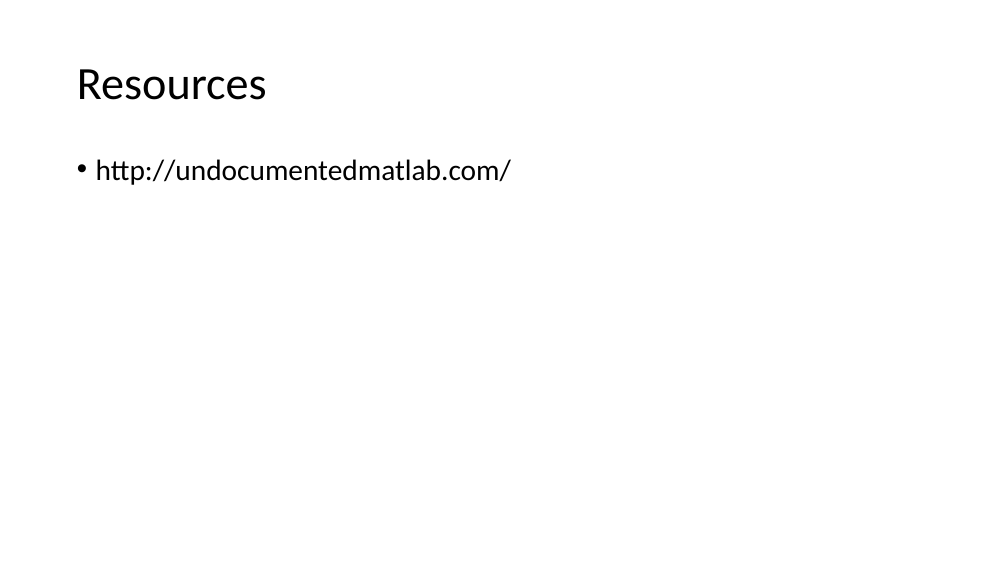
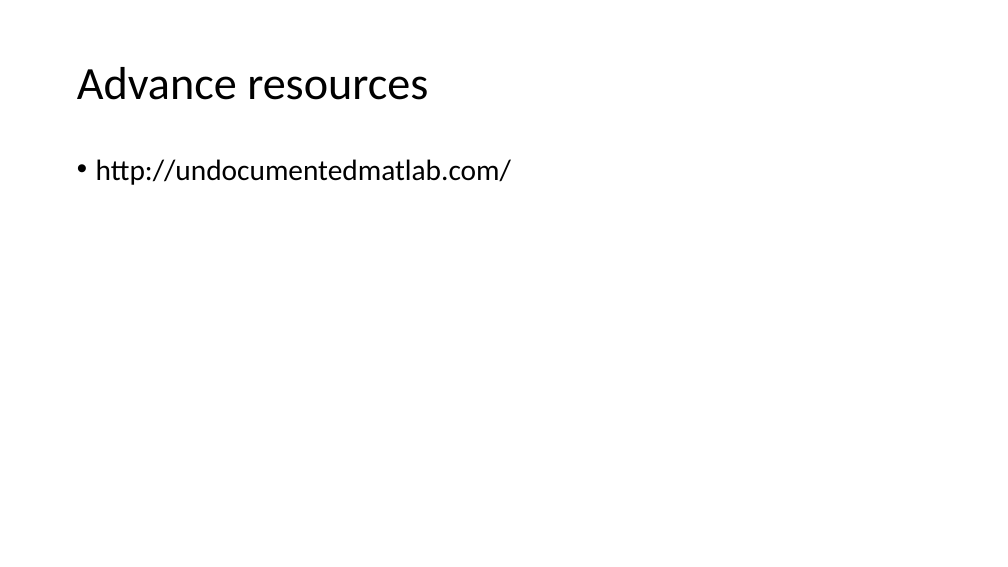
Before and after one commit to zhaENS/Project, a slide deck: slide 9 of Documents/lab Meetings/23-06-15/MatlabGUI.pptx (slide 7 before the commit). Drawn at 1008x567 pixels with LibreOffice and Linux fonts; fonts in the diff are those of the drawing. Boxes give left, top, right and bottom in pixels: in the first picture for what was removed or moved away, otherwise in the second. Text is boxed around its words. In the diff, an @@ line names an element or a change of style, - is before the commit and + after.

```diff
--- a/Documents/lab Meetings/23-06-15/MatlabGUI.pptx
+++ b/Documents/lab Meetings/23-06-15/MatlabGUI.pptx
@@ title at [77, 67, 428, 100]: text changed @@
-Resources
+Advance resources
```
Also in this commit, not shown: 5 other slides changed, 2 slides added, 1 other file.
